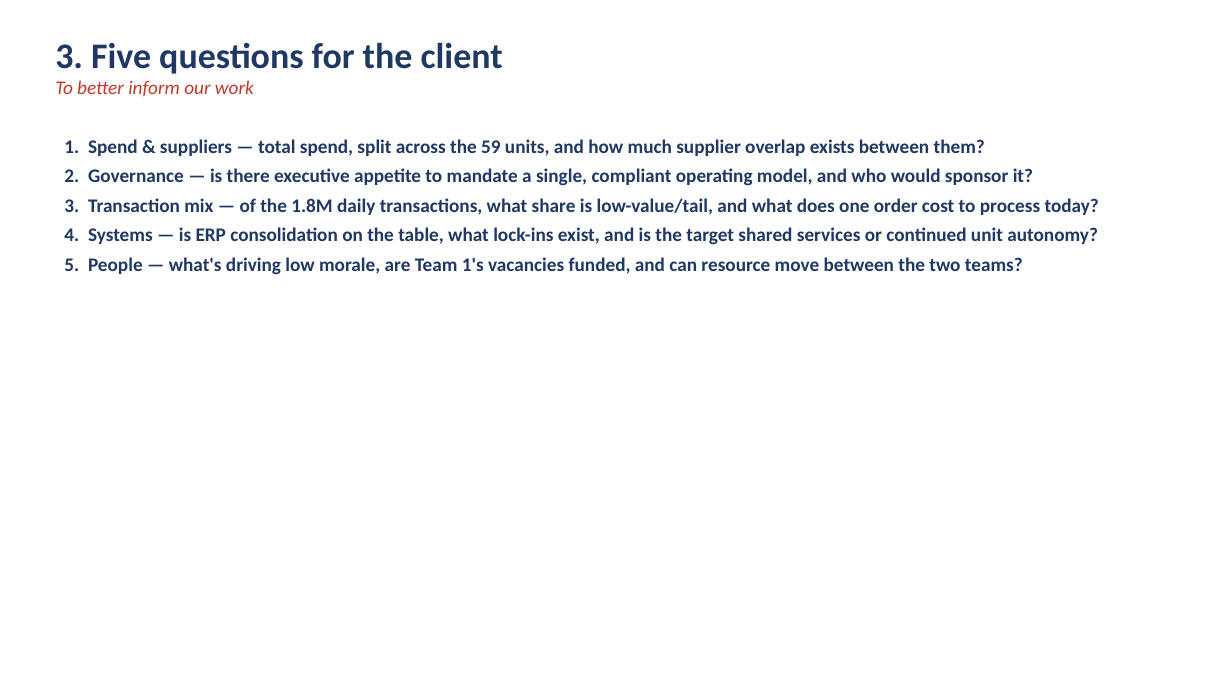
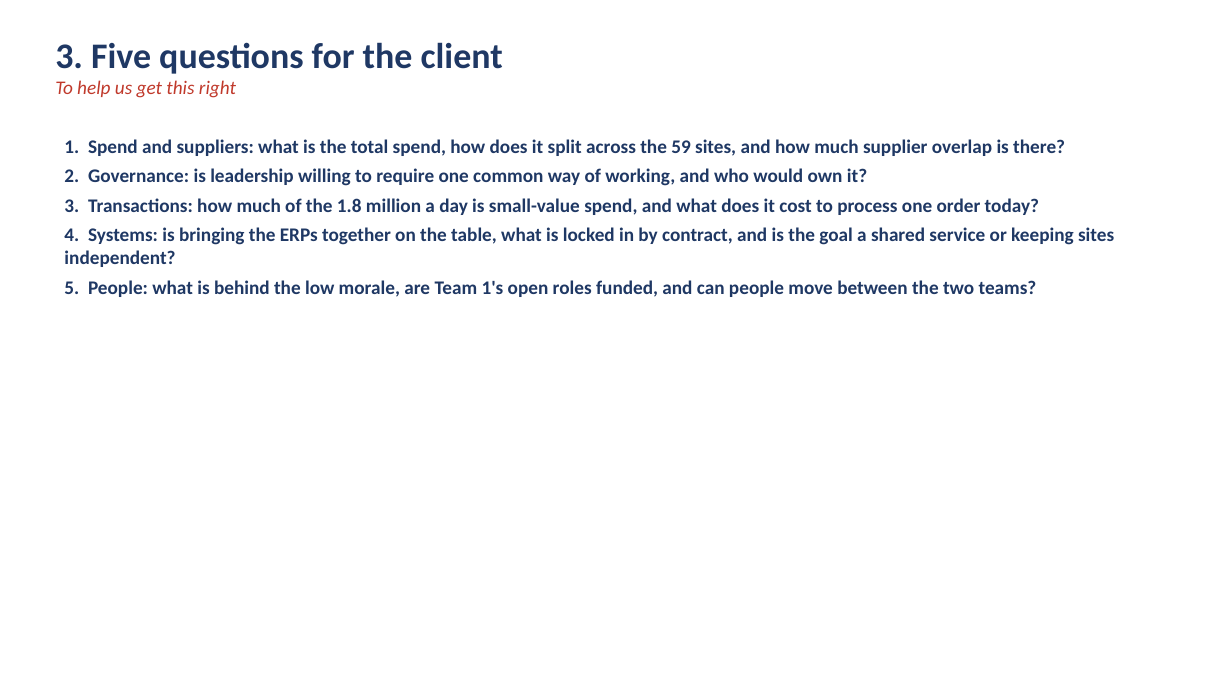
Before and after one commit to DAVIDEJI20/-irri-website, a slide deck: slide 12 of NextTech_Procurement_Analysis.pptx. Drawn at 1232x693 pixels with LibreOffice and Linux fonts; fonts in the diff are those of the drawing. Boxes give left, top, right and bottom in pixels: in the first picture for what was removed or moved away, otherwise in the second. Text is boxed around its words. In the diff, an @@ line names an element or a change of style, - is before the commit and + after.

```diff
--- a/NextTech_Procurement_Analysis.pptx
+++ b/NextTech_Procurement_Analysis.pptx
@@ text at (x1=55, y1=80, x2=236, y2=98): text changed @@
-To better inform our work
+To help us get this right
@@ text at (x1=64, y1=139, x2=1114, y2=297): text changed @@
-1. Spend & suppliers — total spend, split across the 59 units, and how much supplier overlap exists between them?
-2. Governance — is there executive appetite to mandate a single, compliant operating model, and who would sponsor it?
-3. Transaction mix — of the 1.8M daily transactions, what share is low-value/tail, and what does one order cost to process today?
-4. Systems — is ERP consolidation on the table, what lock-ins exist, and is the target shared services or continued unit autonomy?
-5. People — what's driving low morale, are Team 1's vacancies funded, and can resource move between the two teams?
+1. Spend and suppliers: what is the total spend, how does it split across the 59 sites, and how much supplier overlap is there?
+2. Governance: is leadership willing to require one common way of working, and who would own it?
+3. Transactions: how much of the 1.8 million a day is small-value spend, and what does it cost to process one order today?
+4. Systems: is bringing the ERPs together on the table, what is locked in by contract, and is the goal a shared service or keeping sites independent?
+5. People: what is behind the low morale, are Team 1's open roles funded, and can people move between the two teams?
```
Also in this commit, not shown: 11 other slides changed, 1 other file.
